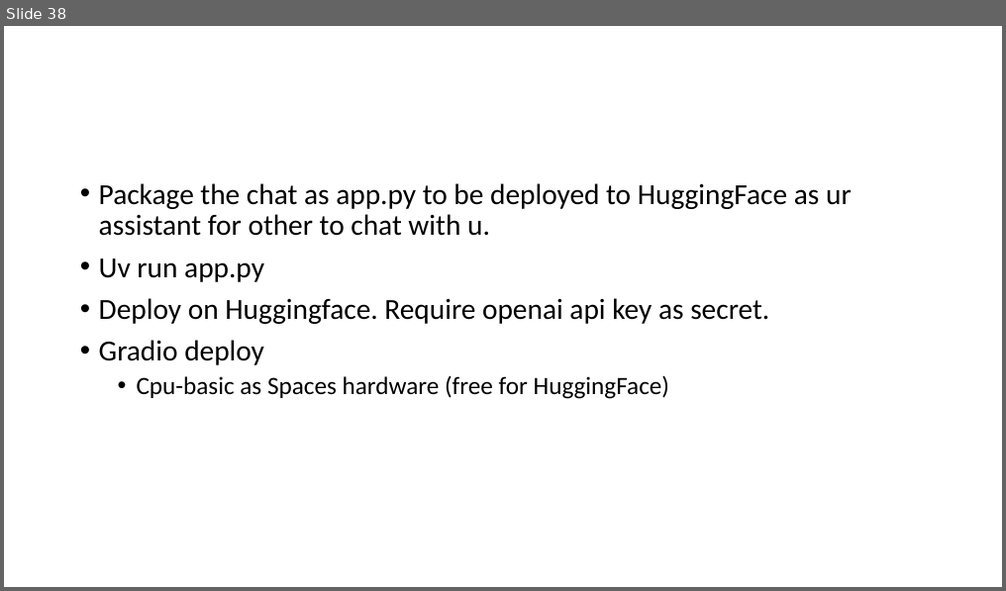
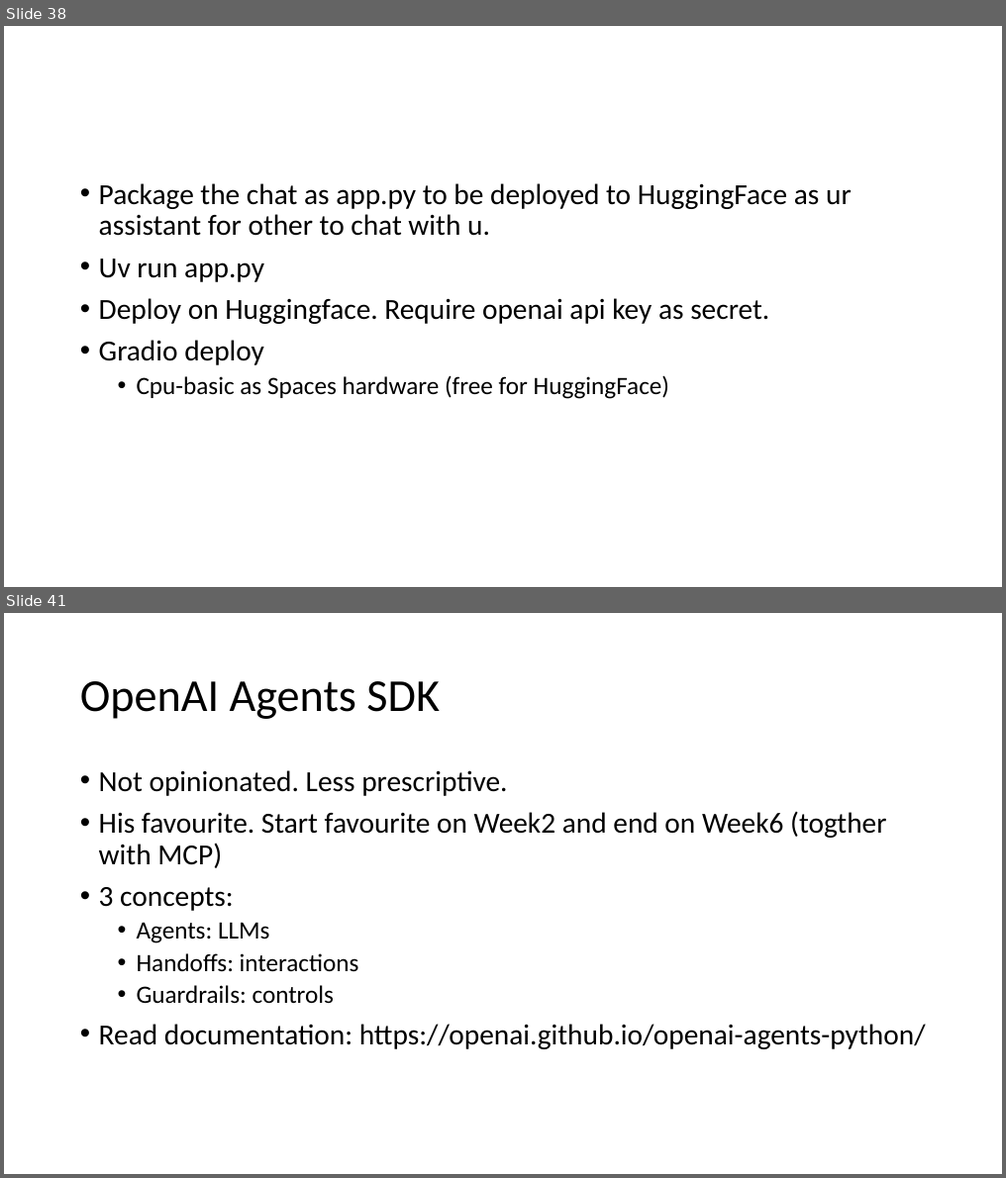
Before and after one commit to kindaichinisan/agents, a slide deck: wj_folder/AI Engineer Agentic Track.pptx. Shown one above the other, each under a label of ours: slide 38 before the commit, slides 38 and 41 after it; the slides between them are not shown. The pictures are 1006x591 and 1006x1178 pixels, drawn with LibreOffice and Linux fonts; fonts in the diff are those of the drawing. Boxes give left, top, right and bottom in pixels: in the first picture for what was removed or moved away, otherwise in the second. Text is boxed around its words. In the diff, an @@ line names an element or a change of style, - is before the commit and + after.

Commit message:
complete week2

```diff
--- a/wj_folder/AI Engineer Agentic Track.pptx
+++ b/wj_folder/AI Engineer Agentic Track.pptx
@@ slide 41 added at bbox=[4, 613, 1002, 1174], background #FFFFFF @@
@@ title added at bbox=[80, 681, 440, 719], 44 pt, text #000000 @@
+OpenAI Agents SDK
@@ text added at bbox=[99, 770, 926, 1050], 28 pt, text #000000 @@
+• Not opinionated. Less prescriptive.
+• His favourite. Start favourite on Week2 and end on Week6 (togther with MCP)
+• 3 concepts:
+  • Agents: LLMs
+  • Handoffs: interactions
+  • Guardrails: controls
+• Read documentation: https://openai.github.io/openai-agents-python/
```
Also in this commit, not shown: 2 slides changed, 14 other slides added, 3 other files.
